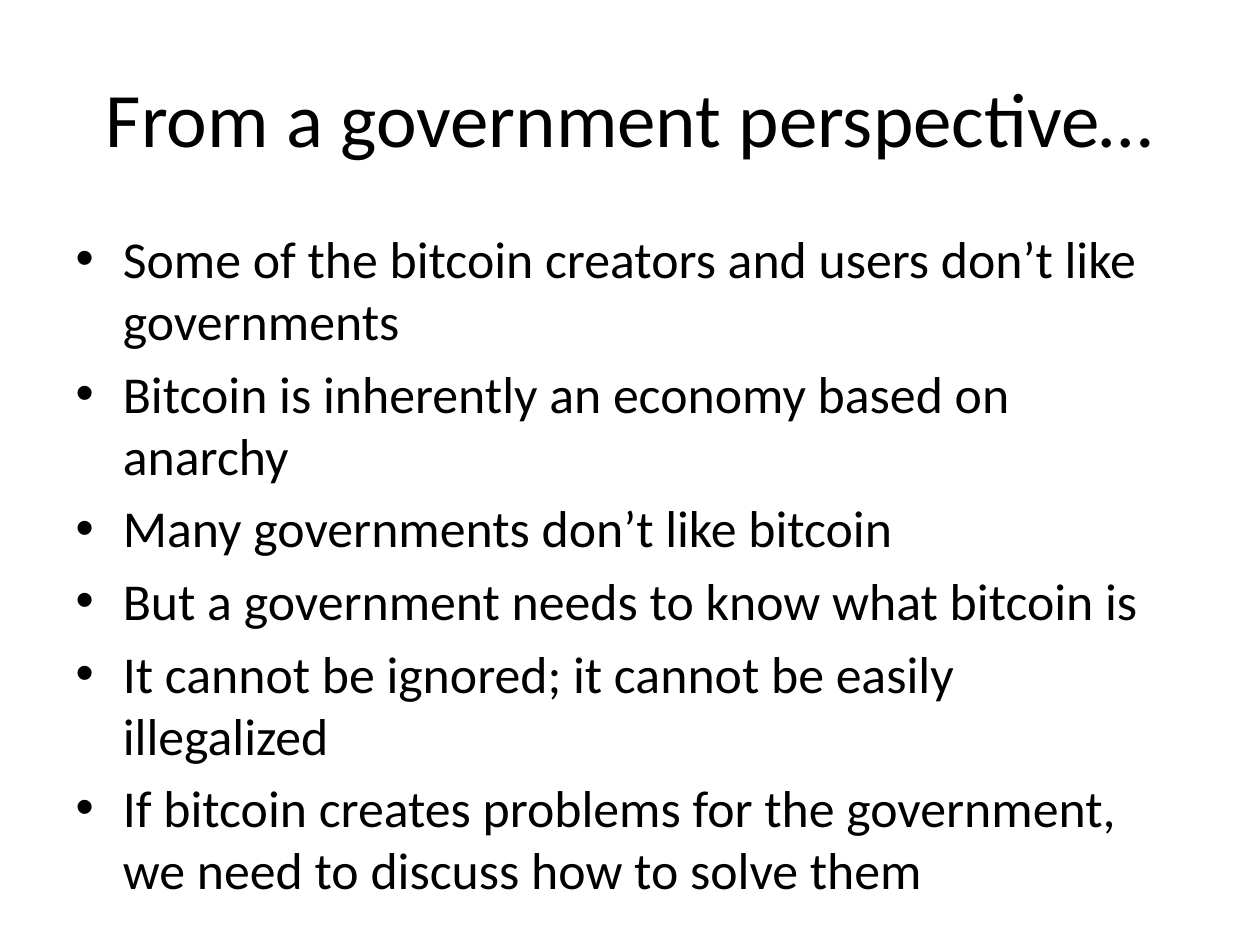
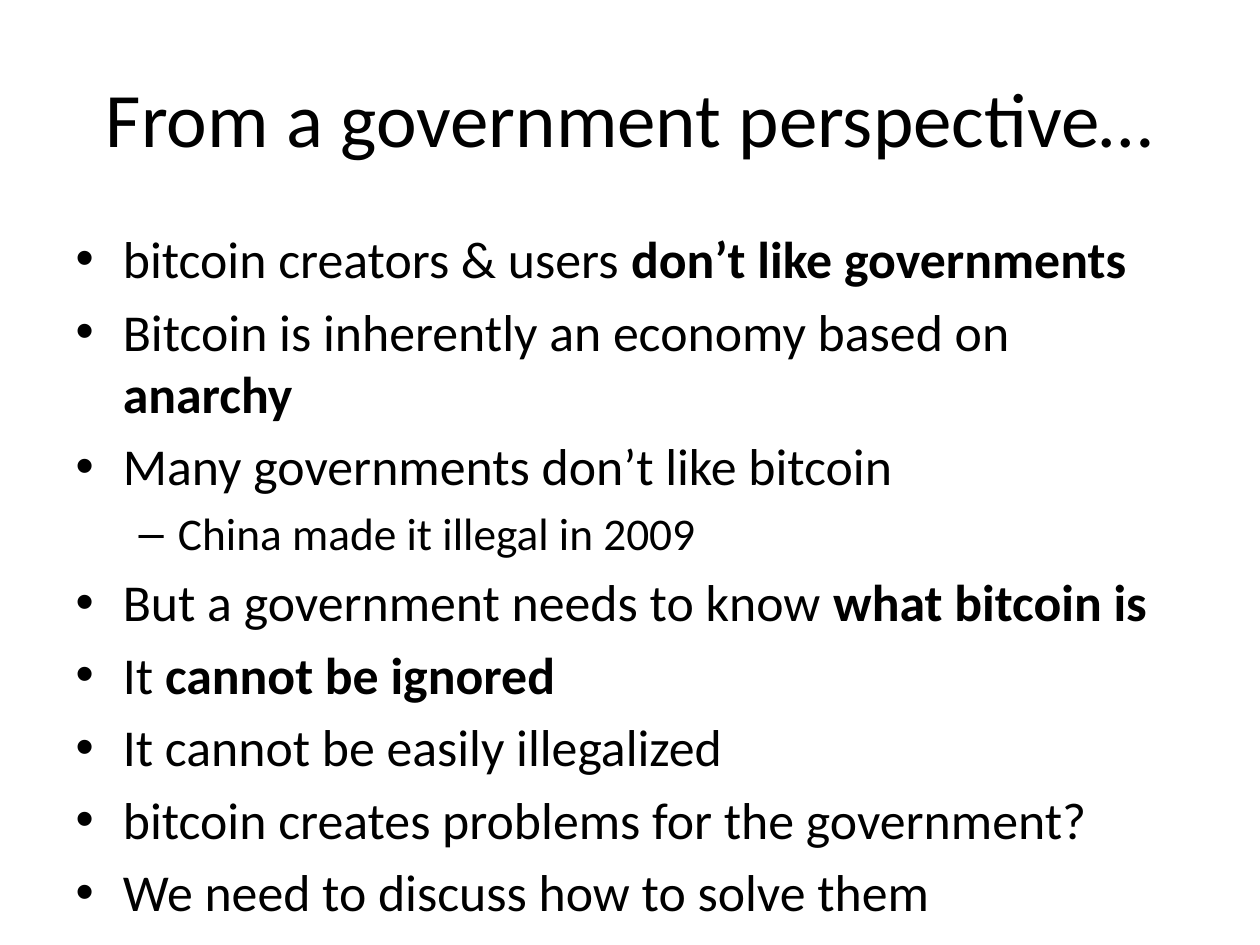
Before and after one commit to dionyziz/ntua-crypto, a slide deck: slide 11 of bitcoin-en.pptx. Drawn at 1260x945 pixels with LibreOffice and Linux fonts; fonts in the diff are those of the drawing. Boxes give left, top, right and bottom in pixels: in the first picture for what was removed or moved away, otherwise in the second. Text is boxed around its words. In the diff, an @@ line names an element or a change of style, - is before the commit and + after.

```diff
--- a/bitcoin-en.pptx
+++ b/bitcoin-en.pptx
@@ text at (123, 240, 1126, 287): text changed @@
-• Some of the bitcoin creators and users don’t like governments
+• bitcoin creators & users don’t like governments
@@ text at (123, 315, 1147, 630): bold on in "anarchy", "what bitcoin is" @@
@@ text at (178, 518, 695, 558): paragraph added @@
+  – China made it illegal in 2009
@@ text at (123, 657, 1086, 912): text changed @@
-• It cannot be ignored; it cannot be easily illegalized
-• If bitcoin creates problems for the government, we need to discuss how to solve them
+• It cannot be ignored
+• It cannot be easily illegalized
+• bitcoin creates problems for the government?
+• We need to discuss how to solve them
```
Also in this commit, not shown: 15 other slides changed, 1 other file.
